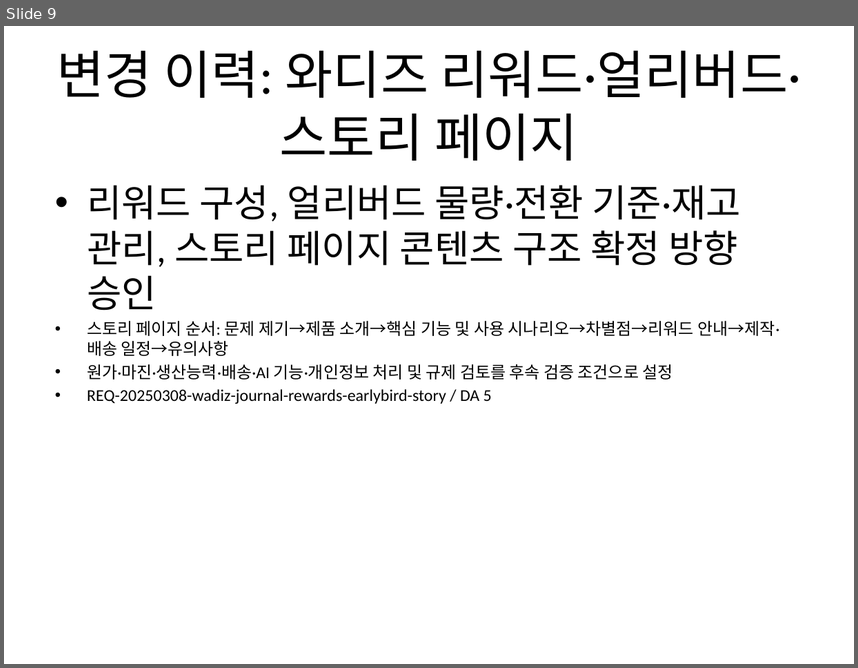
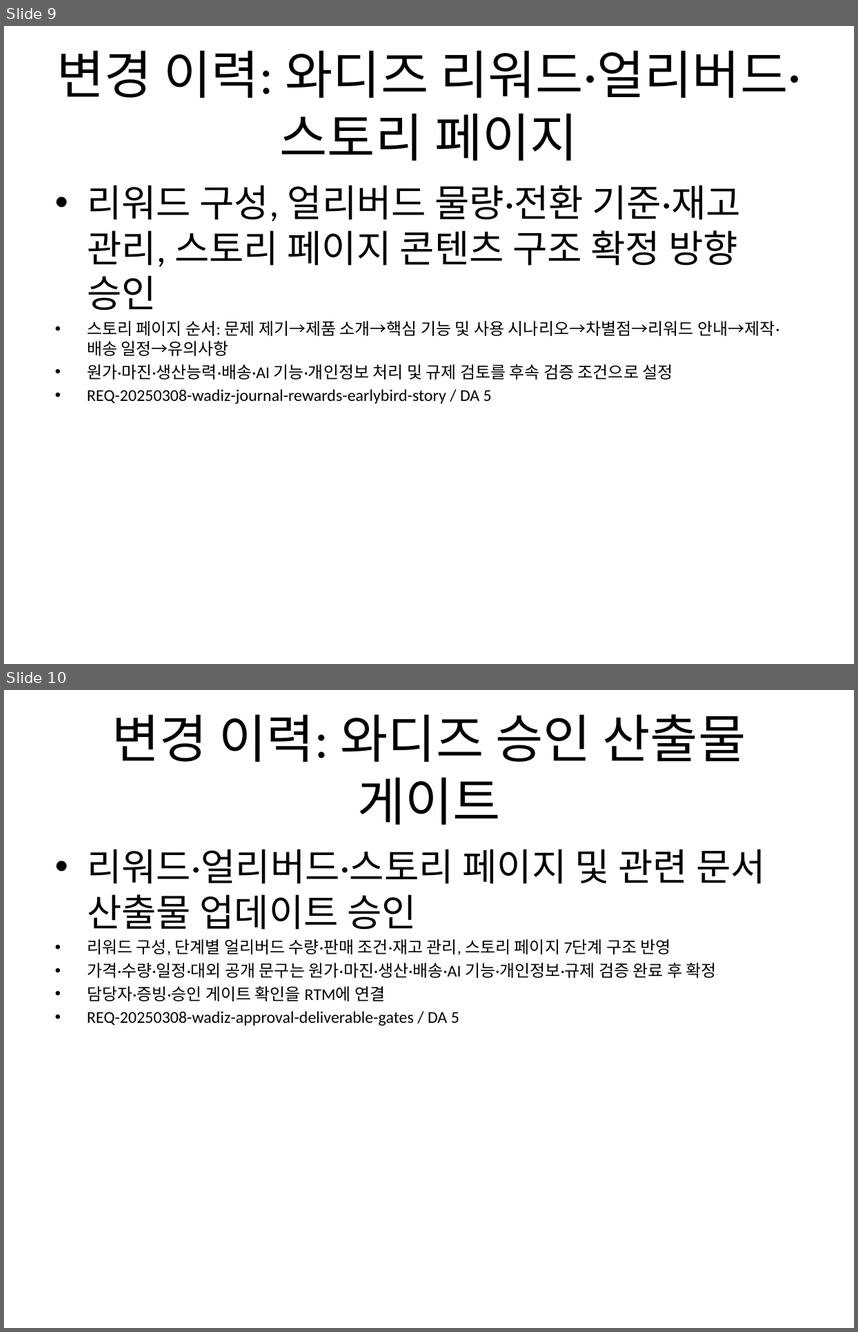
Before and after one commit to Abraxaspark91/n8n_termpjt, a slide deck: scenarios/S08_wadiz_product_launch/deliverables/와디즈_펀딩페이지_덱.pptx. Shown one above the other, each under a label of ours: slide 9 before the commit, slides 9 and 10 after it. The pictures are 858x668 and 858x1332 pixels, drawn with LibreOffice and Linux fonts; fonts in the diff are those of the drawing. Boxes give left, top, right and bottom in pixels: in the first picture for what was removed or moved away, otherwise in the second. Text is boxed around its words. In the diff, an @@ line names an element or a change of style, - is before the commit and + after.

```diff
--- a/scenarios/S08_wadiz_product_launch/deliverables/와디즈_펀딩페이지_덱.pptx
+++ b/scenarios/S08_wadiz_product_launch/deliverables/와디즈_펀딩페이지_덱.pptx
@@ slide 10 added at box(4, 690, 854, 1328), background #FFFFFF @@
@@ title added at box(112, 714, 746, 825), 44 pt, text #000000 @@
+변경 이력: 와디즈 승인 산출물 게이트
@@ text added at box(87, 849, 766, 1025), 14 pt, text #000000 @@
+• 리워드·얼리버드·스토리 페이지 및 관련 문서 산출물 업데이트 승인
+• 리워드 구성, 단계별 얼리버드 수량·판매 조건·재고 관리, 스토리 페이지 7단계 구조 반영
+• 가격·수량·일정·대외 공개 문구는 원가·마진·생산·배송·AI 기능·개인정보·규제 검증 완료 후 확정
+• 담당자·증빙·승인 게이트 확인을 RTM에 연결
+• REQ-20250308-wadiz-approval-deliverable-gates / DA 5
```
Also in this commit, not shown: 8 other files.
